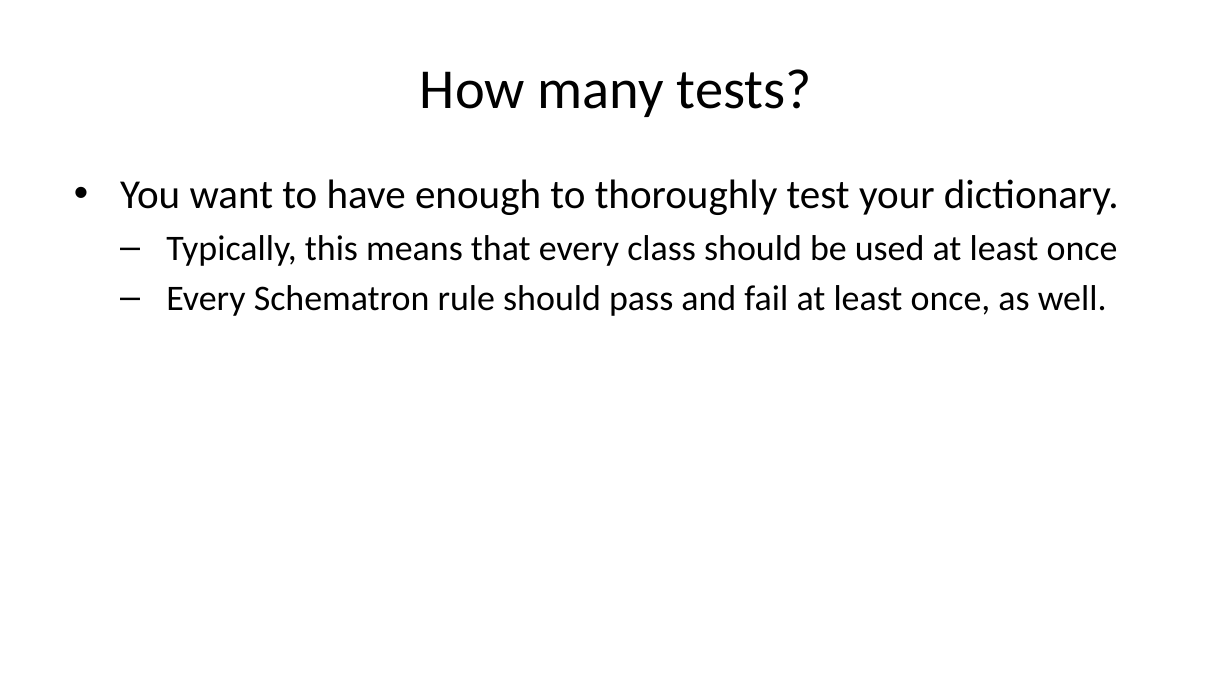
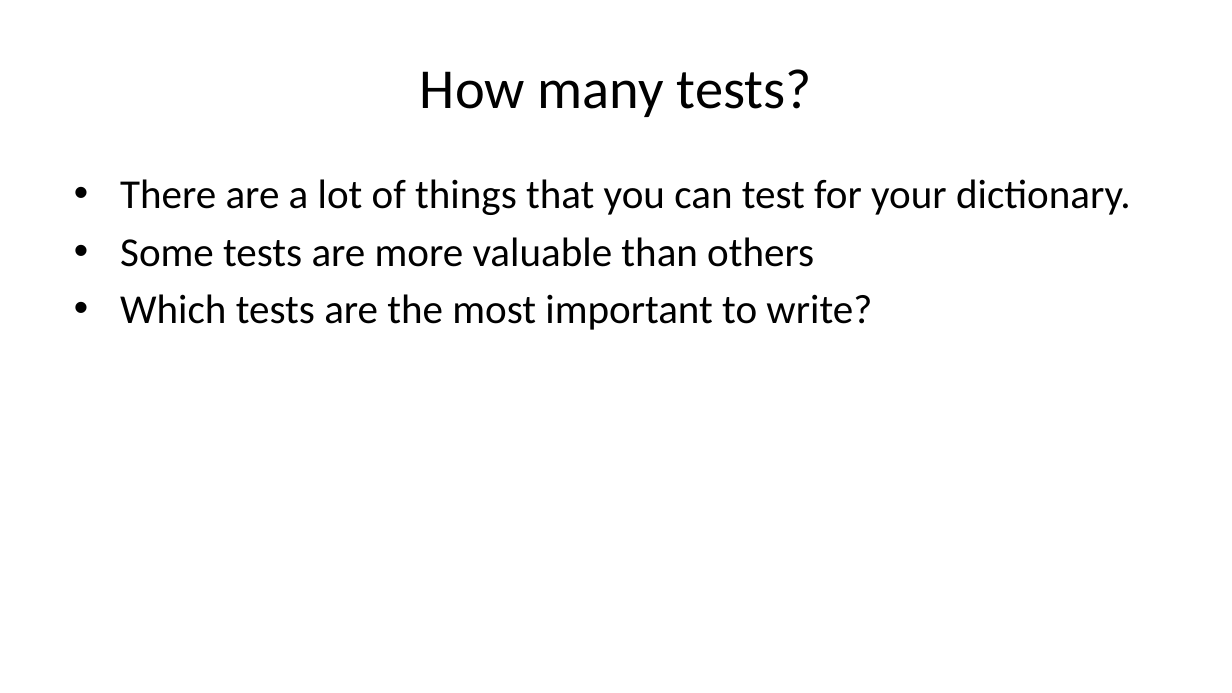
Before and after one commit to sbn-psi/dmsp, a slide deck: slide 15 of LDDTesting/stone-LDDTestingTechniques.pptx. Drawn at 1232x693 pixels with LibreOffice and Linux fonts; fonts in the diff are those of the drawing. Boxes give left, top, right and bottom in pixels: in the first picture for what was removed or moved away, otherwise in the second. Text is boxed around its words. In the diff, an @@ line names an element or a change of style, - is before the commit and + after.

```diff
--- a/LDDTesting/stone-LDDTestingTechniques.pptx
+++ b/LDDTesting/stone-LDDTestingTechniques.pptx
@@ text at <box>120,179,1131,330</box>: text changed; size 21 to 24 pt @@
-• You want to have enough to thoroughly test your dictionary.
-  – Typically, this means that every class should be used at least once
-  – Every Schematron rule should pass and fail at least once, as well.
+• There are a lot of things that you can test for your dictionary.
+• Some tests are more valuable than others
+• Which tests are the most important to write?
```
Also in this commit, not shown: 11 other slides changed, 2 other files.
